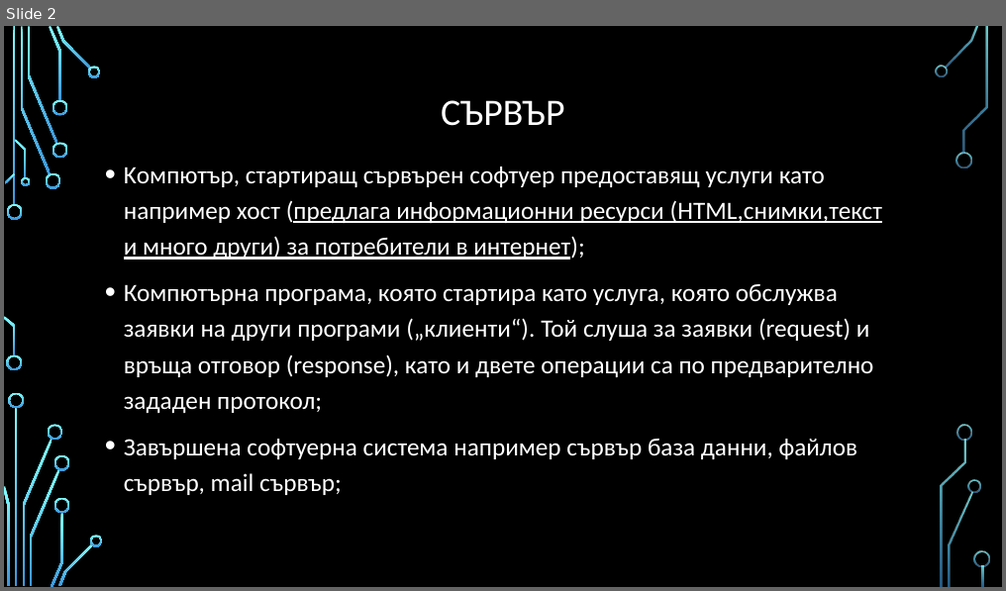
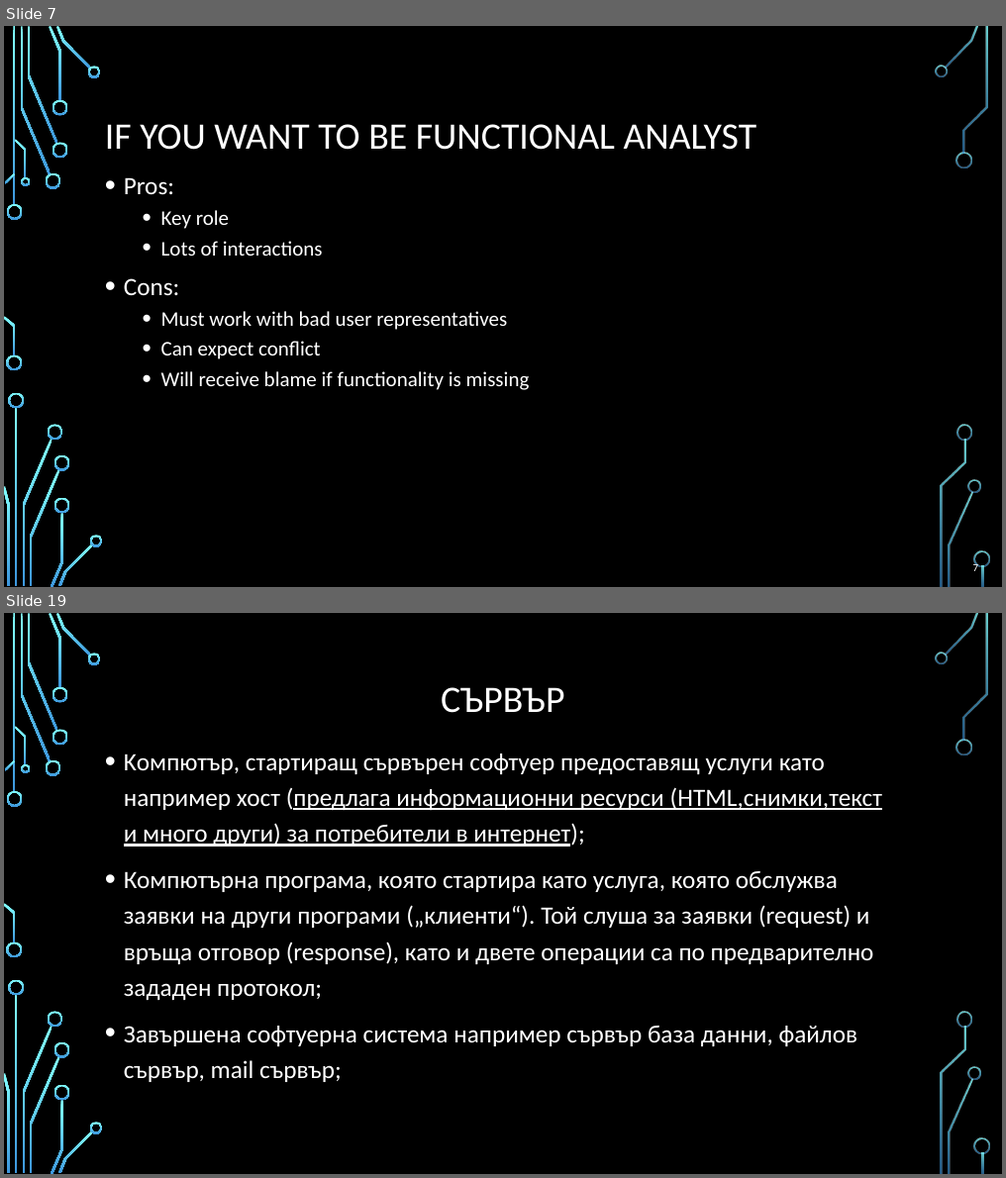
Before and after one commit to profjordanov/hybrid-app-development, a slide deck: 00. Lecture/basics_and_beyond.pptx. Shown one above the other, each under a label of ours: slide 2 before the commit, slides 7 and 19 after it; the slides between them are not shown. The pictures are 1006x591 and 1006x1178 pixels, drawn with LibreOffice and Linux fonts; fonts in the diff are those of the drawing; background and template pictures are left out. Boxes give left, top, right and bottom in pixels: in the first picture for what was removed or moved away, otherwise in the second. Text is boxed around its words. In the diff, an @@ line names an element or a change of style, - is before the commit and + after.

```diff
--- a/00. Lecture/basics_and_beyond.pptx
+++ b/00. Lecture/basics_and_beyond.pptx
@@ slide 7 added at bbox=[4, 26, 1002, 587], background picture (left out); not listed: 36 template elements that a slide beside it also shows @@
@@ title added at bbox=[105, 124, 757, 150], 36 pt, text #FFFFFF @@
+IF YOU WANT TO BE FUNCTIONAL ANALYST
@@ text added at bbox=[124, 177, 530, 390], 20 pt, text #FFFFFF @@
+• Pros:
+  • Key role
+  • Lots of interactions
+• Cons:
+  • Must work with bad user representatives
+  • Can expect conflict
+  • Will receive blame if functionality is missing
@@ page number added at bbox=[973, 563, 979, 571], 10.5 pt, text #FFFFFF @@
+7
@@ what was slide 2 is now slide 19 @@
```
Also in this commit, not shown: 16 other slides added.
